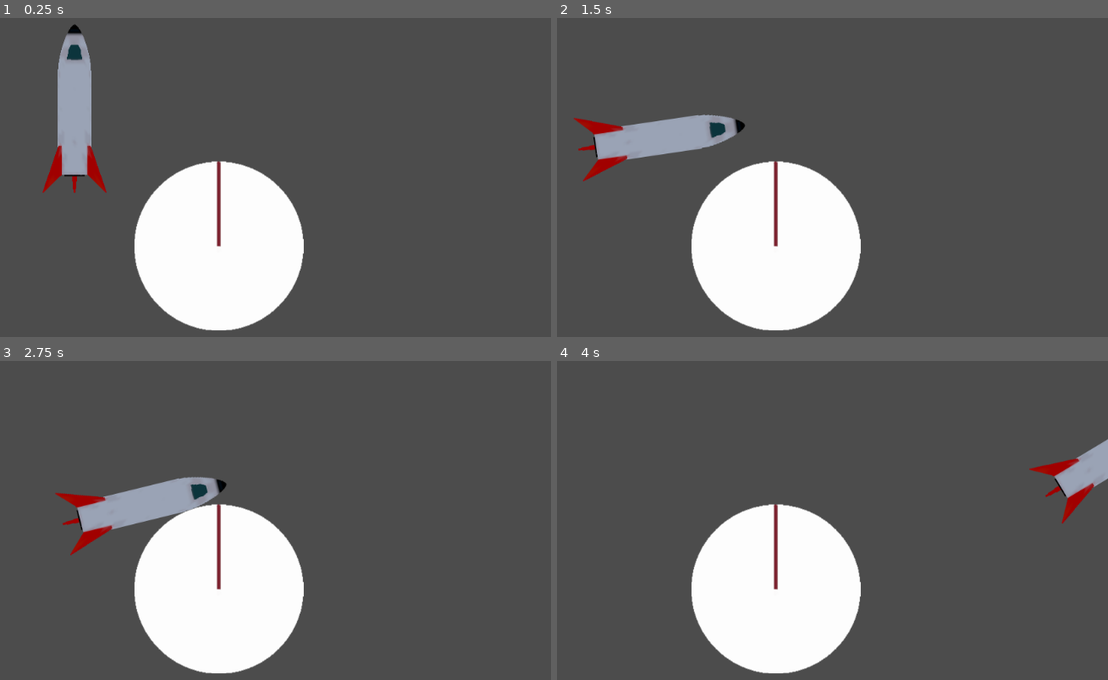
Above: before the commit, frames 1-4 (two rows, left to right).
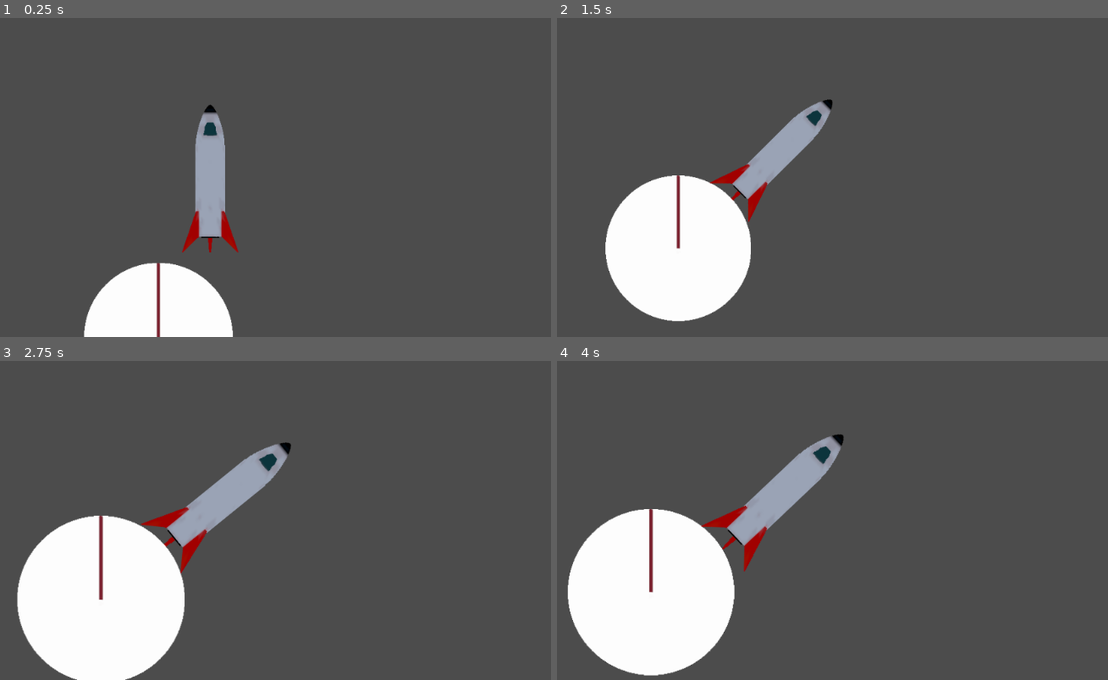
Above: after the commit, the same moments.

Repository: RunningRagdoll/gravity
Game: Godot game, scene res://Scenes/Main.tscn
Two runs of this game, one before a commit and one after it. Both use one fixed random seed, a clock stepped at 60 frames per second and the inputs below.
Inputs:
- Up to frame 1 (0.25 s): no input
- Up to frame 2 (1.5 s): hold Right (ui_right) 0.53-1.28 s; hold Left (ui_left) from 1.28 s (still down)
- Up to frame 3 (2.75 s): release Left (ui_left) at 2.03 s; hold Right (ui_right) from 2.03 s (still down)
- Up to frame 4 (4 s): release Right (ui_right) at 2.78 s; hold Up (ui_up) 2.78-3.53 s; hold Left (ui_left) from 3.53 s (still down)

The runs differ from the first frame. In frame 1, 17% of the frame differs, in the area x 7-56%, y 1-100%; in frame 2, 21%; in frame 3, 25%; in frame 4, 25%, in the area x 1-100%, y 23-99%.

Commit message:
Added a camera controller that moves relative to the player's speed.

Diff:
--- a/Models/CelestialBody/Celestial_Body.gd
+++ b/Models/CelestialBody/Celestial_Body.gd
@@ -1,9 +1,4 @@
 extends KinematicBody2D
 
 func _ready():
-	pass
-
-
-# Called every frame. 'delta' is the elapsed time since the previous frame.
-#func _process(delta):
-#	pass
+	add_to_group("Bodies")
--- a/Models/CelestialBody/Celestial_Body.tscn
+++ b/Models/CelestialBody/Celestial_Body.tscn
@@ -8,7 +8,7 @@
 radius = 128.102
 
 [sub_resource type="CircleShape2D" id=2]
-radius = 2124.8
+radius = 5807.4
 
 [node name="Celestial Body" type="KinematicBody2D"]
 script = ExtResource( 3 )
--- a/Models/CelestialBody/Gravity_Field.gd
+++ b/Models/CelestialBody/Gravity_Field.gd
@@ -1,7 +1,7 @@
 extends Area2D
 
 func _ready():
-	set_gravity_distance_scale(0.001)
+	set_gravity_distance_scale(0.00001)
 	set_gravity_is_point(true)
 	set_gravity_vector(Vector2.ZERO)
 	set_linear_damp(0.0)
--- /dev/null
+++ b/Player/Camera/Camera.gd
@@ -0,0 +1,31 @@
+extends Camera2D
+
+export(float, 1, 10) var max_zoom = 10
+const ZOOM_SPEED = 10
+var smoothing = 0
+var velocity = Vector2()
+
+var smooth_zoom = 1
+var target_zoom = 1
+
+export(NodePath) var player_path
+onready var player
+
+func _ready():
+	set_follow_smoothing(2)
+	player = get_node(player_path)
+
+func _physics_process(delta):
+	velocity = player.get_linear_velocity()
+	if velocity.length() > 0:
+		smoothing = 0.02 * velocity.length()
+	else:
+		smoothing = 2
+	set_follow_smoothing(smoothing)
+	relative_zoom(velocity.length(), delta)
+
+func relative_zoom(speed: float, delta):
+	target_zoom = max_zoom * (speed / 10000) + 1 # normalize by max speed
+	smooth_zoom = lerp(smooth_zoom, target_zoom, ZOOM_SPEED * delta)
+	smooth_zoom = clamp(smooth_zoom, 1, max_zoom)
+	set_zoom(Vector2(smooth_zoom, smooth_zoom))
--- /dev/null
+++ b/Player/Camera/Camera_offset.gd
@@ -0,0 +1,18 @@
+extends Position2D
+
+var offset = 0.0
+export(float) var offset_max = 1000
+export(NodePath) var player_path
+var player
+
+func _ready():
+	position.x  = offset
+	player = get_node(player_path)
+
+func _physics_process(delta):
+	var speed = player.get_linear_velocity().length()
+	var scaled_position =  offset_max * speed / 10000
+	position.x = clamp(scaled_position, 0, offset_max)
+
+func relative_position():
+	return player.get_linear_velocity()
--- /dev/null
+++ b/Player/Camera/Pivot.gd
@@ -0,0 +1,18 @@
+extends Position2D
+
+onready var parent = get_parent()
+var velocity_normal = Vector2()
+var velocity_magnitude
+
+func _ready():
+	update_pivot_angle()
+
+func _physics_process(delta):
+	update_pivot_angle()
+
+func update_pivot_angle():
+	velocity_normal = parent.get_linear_velocity().normalized()
+	rotation = velocity_normal.angle() - parent.rotation
+
+func _draw():
+	draw_line(position, get_node("Camera offset").position, Color('#ffffff'))
--- a/Player/Player.gd
+++ b/Player/Player.gd
@@ -5,6 +5,9 @@
 
 var thrust = Vector2()
 var rotation_direction = 0
+
+var max_speed = 10000
+
 
 func get_input():
 	if Input.is_action_pressed("ui_up"):
@@ -23,3 +26,11 @@
 func _physics_process(delta):
 	set_applied_force(thrust.rotated(rotation))
 	set_applied_torque(rotation_direction * jaw_thrust)
+	if get_linear_velocity().length() > max_speed:
+		var new_speed = get_linear_velocity().normalized()
+		new_speed *= max_speed
+		set_linear_velocity(new_speed)
+
+	var collisions = get_colliding_bodies()
+	if collisions.size() > 0:
+		pass
--- a/Player/Player.tscn
+++ b/Player/Player.tscn
@@ -1,12 +1,18 @@
-[gd_scene load_steps=6 format=2]
+[gd_scene load_steps=9 format=2]
 
 [ext_resource path="res://Player/Spaceship_Normal_back_leg.png" type="Texture" id=1]
 [ext_resource path="res://Player/Spaceship_Diffuse_front.png" type="Texture" id=2]
 [ext_resource path="res://Player/Player.gd" type="Script" id=3]
 [ext_resource path="res://Player/Spaceship_Normal_front.png" type="Texture" id=4]
 [ext_resource path="res://Player/Spaceship_Diffuse_back_leg.png" type="Texture" id=5]
+[ext_resource path="res://Player/Camera/Pivot.gd" type="Script" id=6]
+[ext_resource path="res://Player/Camera/Camera.gd" type="Script" id=7]
+[ext_resource path="res://Player/Camera/Camera_offset.gd" type="Script" id=8]
 
 [node name="Player" type="RigidBody2D"]
+gravity_scale = 10.0
+contacts_reported = 1
+contact_monitor = true
 angular_damp = 6.0
 script = ExtResource( 3 )
 engine_thrust = 1000
@@ -27,3 +33,18 @@
 z_index = -1
 texture = ExtResource( 5 )
 normal_map = ExtResource( 1 )
+
+[node name="Pivot" type="Position2D" parent="."]
+script = ExtResource( 6 )
+
+[node name="Camera offset" type="Position2D" parent="Pivot"]
+position = Vector2( 100, 0 )
+script = ExtResource( 8 )
+player_path = NodePath("../..")
+
+[node name="Camera" type="Camera2D" parent="Pivot/Camera offset"]
+current = true
+smoothing_enabled = true
+smoothing_speed = 2.0
+script = ExtResource( 7 )
+player_path = NodePath("../../..")
--- a/Scenes/Main.tscn
+++ b/Scenes/Main.tscn
@@ -6,10 +6,10 @@
 [node name="Main" type="Node2D"]
 pause_mode = 2
 
+[node name="Player" parent="." instance=ExtResource( 1 )]
+position = Vector2( 519.528, 188.684 )
+rotation = -1.5708
+
 [node name="Orbit" parent="." instance=ExtResource( 3 )]
-position = Vector2( 521.753, 462.481 )
+position = Vector2( 422.601, 485.926 )
 radius = 0.0
-
-[node name="Player" parent="." instance=ExtResource( 1 )]
-position = Vector2( 302.412, 253.302 )
-rotation = -1.5708
